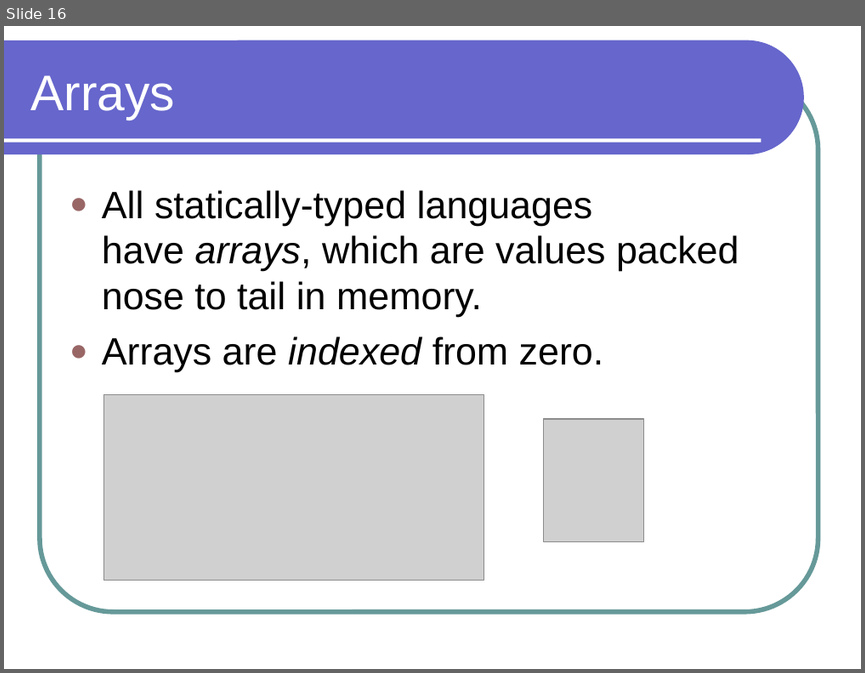
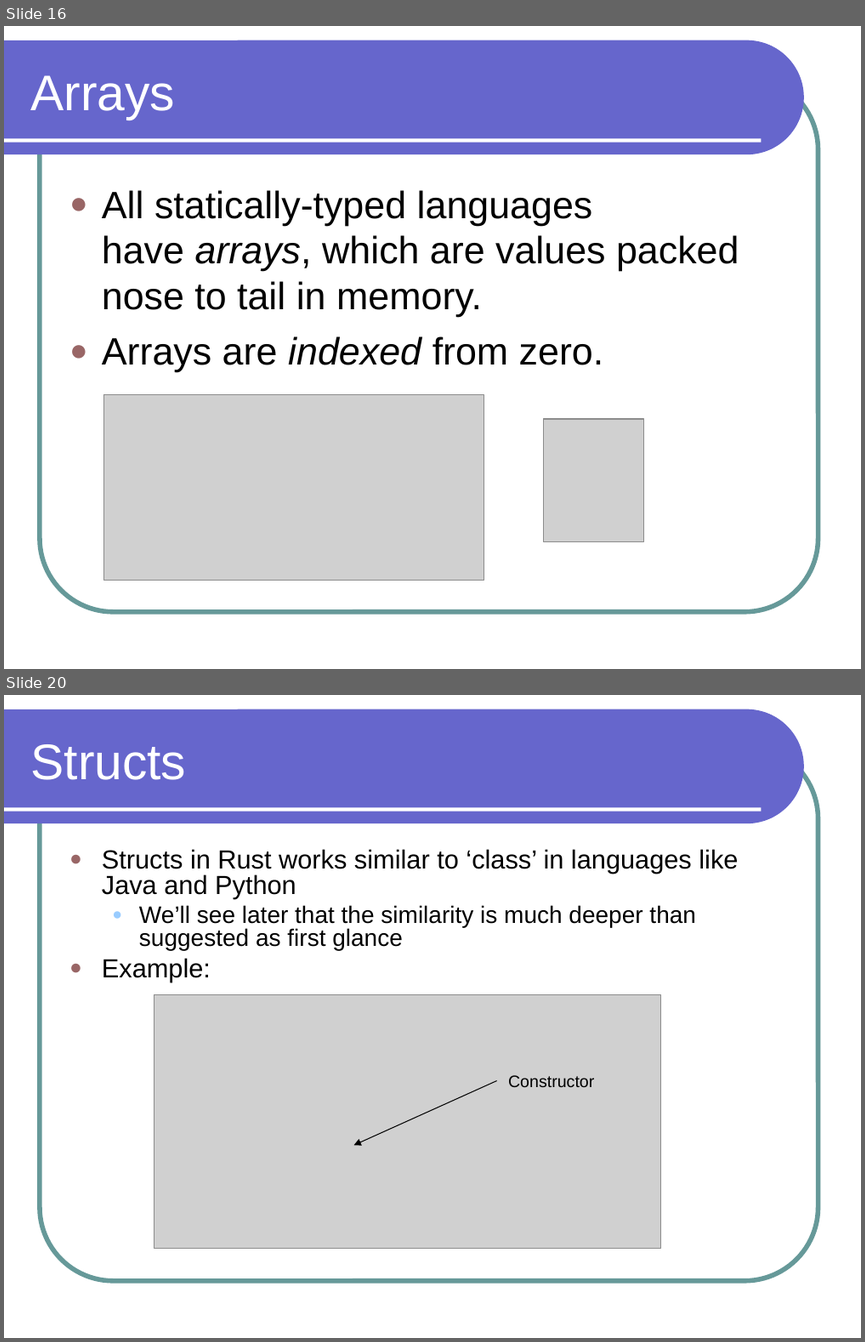
Before and after one commit to lutzhamel/CSC301, a slide deck: notes/csc301-ln002.ppt. Shown one above the other, each under a label of ours: slide 16 before the commit, slides 16 and 20 after it; the slides between them are not shown. The pictures are 865x673 and 865x1342 pixels, drawn with LibreOffice and Linux fonts; fonts in the diff are those of the drawing; grey boxes stand for pictures. Boxes give left, top, right and bottom in pixels: in the first picture for what was removed or moved away, otherwise in the second. Text is boxed around its words. In the diff, an @@ line names an element or a change of style, - is before the commit and + after.

```diff
--- a/notes/csc301-ln002.ppt
+++ b/notes/csc301-ln002.ppt
@@ slide 20 added at (4, 695, 861, 1338), background #FFFFFF; not listed: 3 template elements that a slide beside it also shows @@
@@ title added at (31, 744, 187, 780), 42 pt, text #FFFFFF @@
+Structs
@@ text added at (102, 849, 738, 982), 22 pt, text #000000 @@
+● Structs in Rust works similar to ‘class’ in languages like Java and Python
+  ● We’ll see later that the similarity is much deeper than suggested as first glance
+● Example:
@@ picture added at (154, 995, 661, 1247) @@
@@ text added at (508, 1075, 594, 1087), 14 pt, text #000000 @@
+Constructor
@@ arrow added from (497, 1081) to (353, 1145), #000000 0.74 pt @@
```
Also in this commit, not shown: 5 other slides added, 2 other files.
